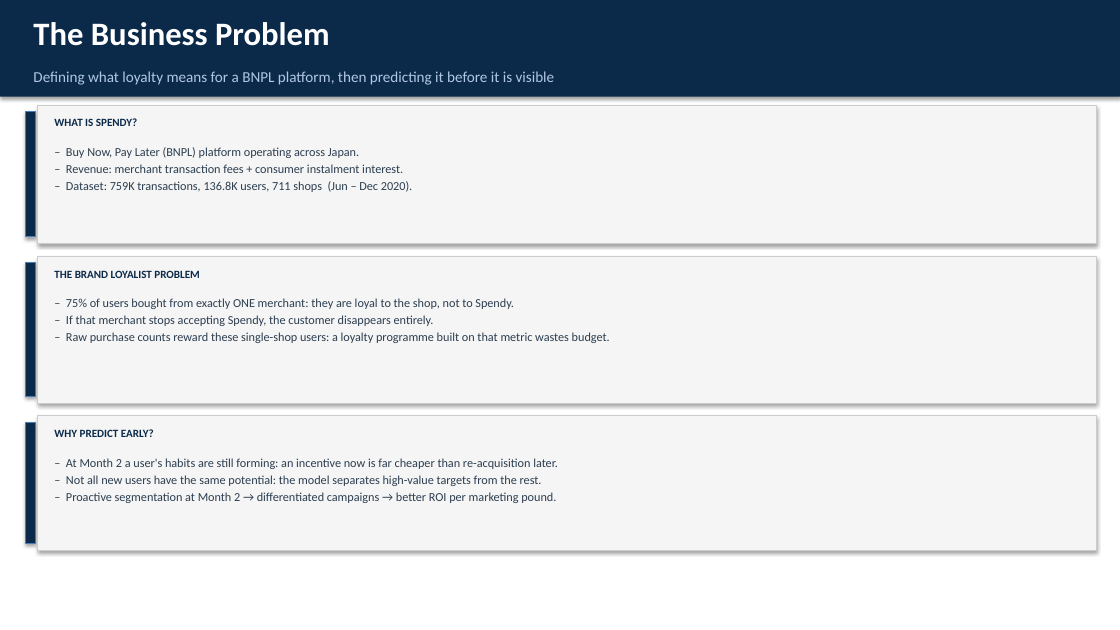
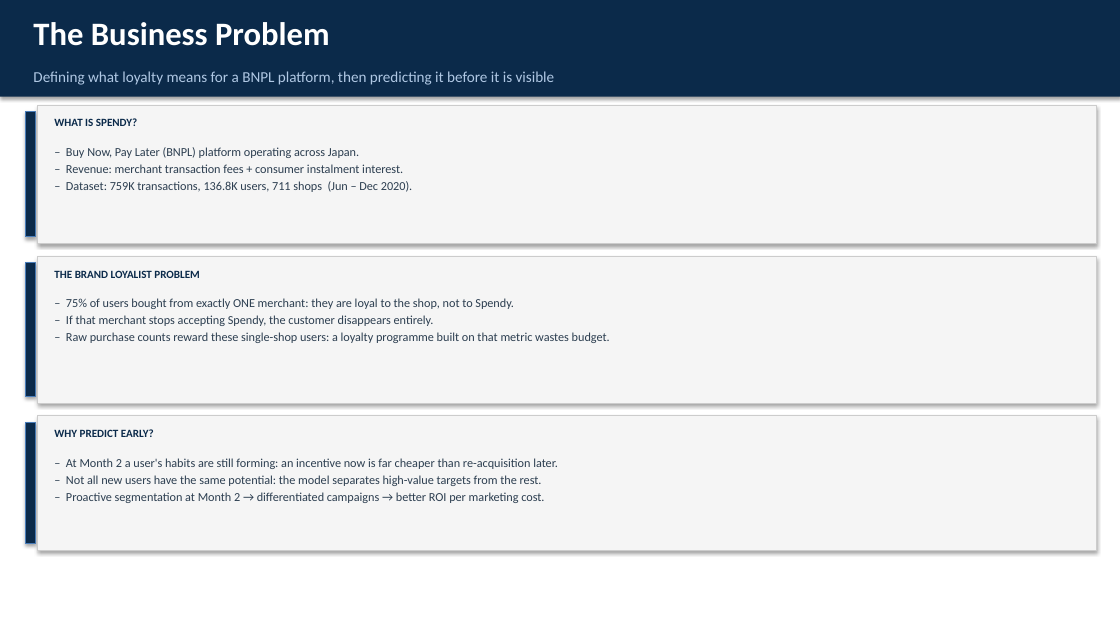
Before and after one commit to Prathmesh8280/Paidy, a slide deck: slide 2 of ds_candidate_assignment/Spendy_Loyalty_Presentation_Premium.pptx. Drawn at 1120x630 pixels with LibreOffice and Linux fonts; fonts in the diff are those of the drawing. Boxes give left, top, right and bottom in pixels: in the first picture for what was removed or moved away, otherwise in the second. Text is boxed around its words. In the diff, an @@ line names an element or a change of style, - is before the commit and + after.

```diff
--- a/ds_candidate_assignment/Spendy_Loyalty_Presentation_Premium.pptx
+++ b/ds_candidate_assignment/Spendy_Loyalty_Presentation_Premium.pptx
@@ text at bbox=[66, 492, 544, 503]: text changed @@
-– Proactive segmentation at Month 2 → differentiated campaigns → better ROI per marketing pound.
+– Proactive segmentation at Month 2 → differentiated campaigns → better ROI per marketing cost.
```
Also in this commit, not shown: 2 other files.
